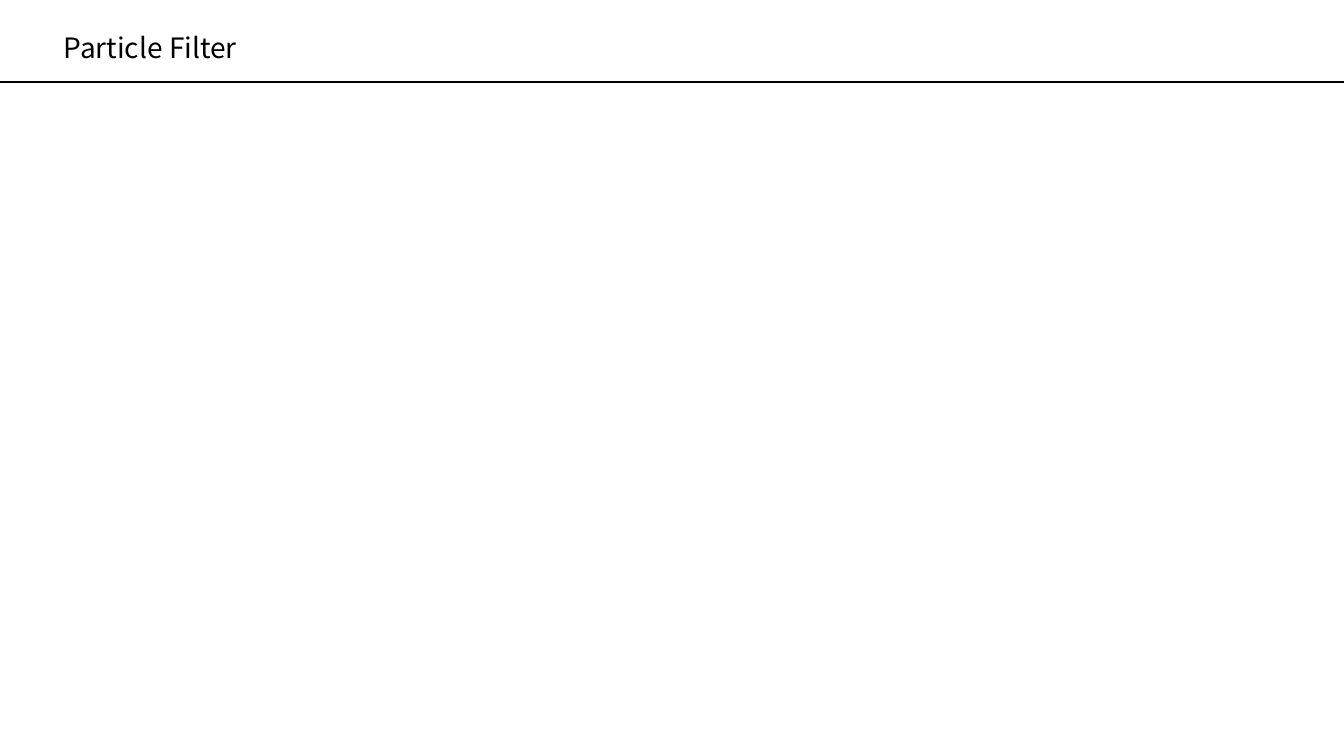
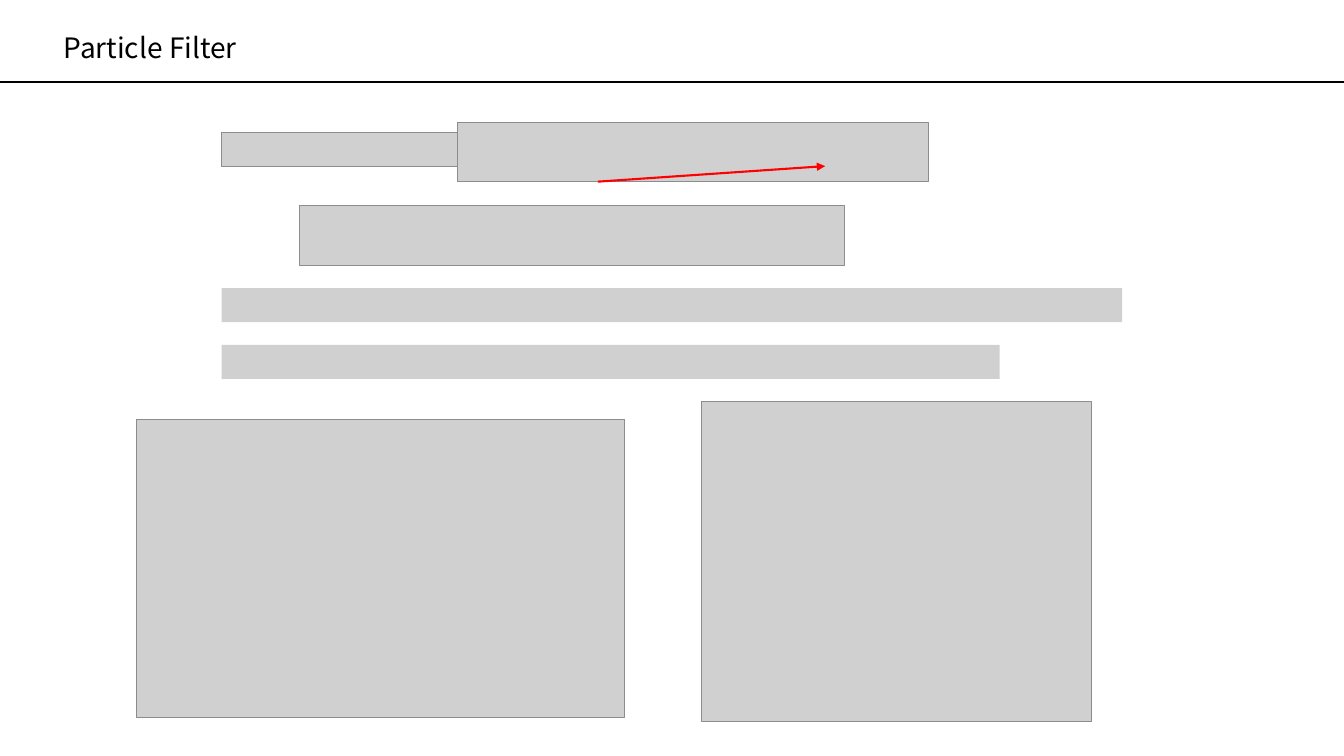
Before and after one commit to PeterykSong/PeterykSong.github.io, a slide deck: slide 10 of _robotics/_materials/SLAM.pptx (slide 9 before the commit). Drawn at 1344x756 pixels with LibreOffice and Linux fonts; fonts in the diff are those of the drawing; grey boxes stand for pictures; background and template pictures are left out. Boxes give left, top, right and bottom in pixels: in the first picture for what was removed or moved away, otherwise in the second. Text is boxed around its words. In the diff, an @@ line names an element or a change of style, - is before the commit and + after.

```diff
--- a/_robotics/_materials/SLAM.pptx
+++ b/_robotics/_materials/SLAM.pptx
@@ picture added at [222,132,468,165] @@
@@ picture added at [458,122,929,181] @@
@@ arrow added from (598, 181) to (826, 166), #FF0000 1.5 pt @@
@@ picture added at [300,205,845,265] @@
@@ picture added at [222,288,1123,323] @@
@@ picture added at [222,345,1000,379] @@
@@ picture added at [136,419,624,718] @@
@@ picture added at [702,402,1093,722] @@
```
Also in this commit, not shown: 2 other slides changed, 2 slides added, 1 other file.
